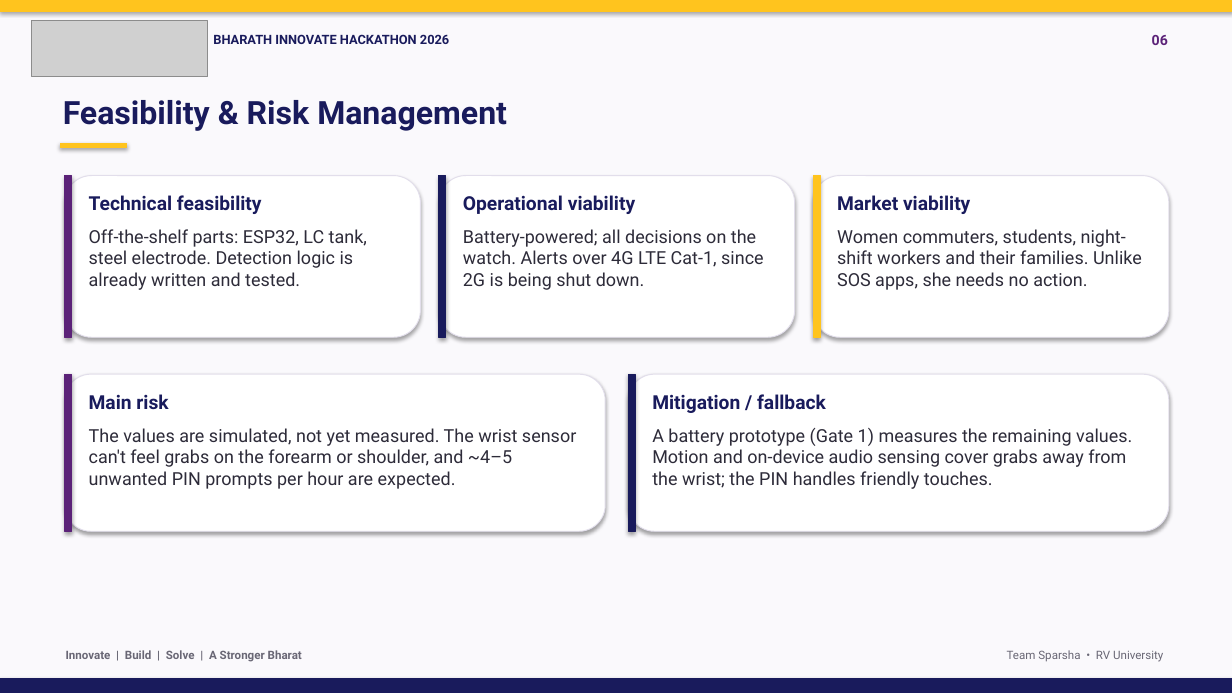
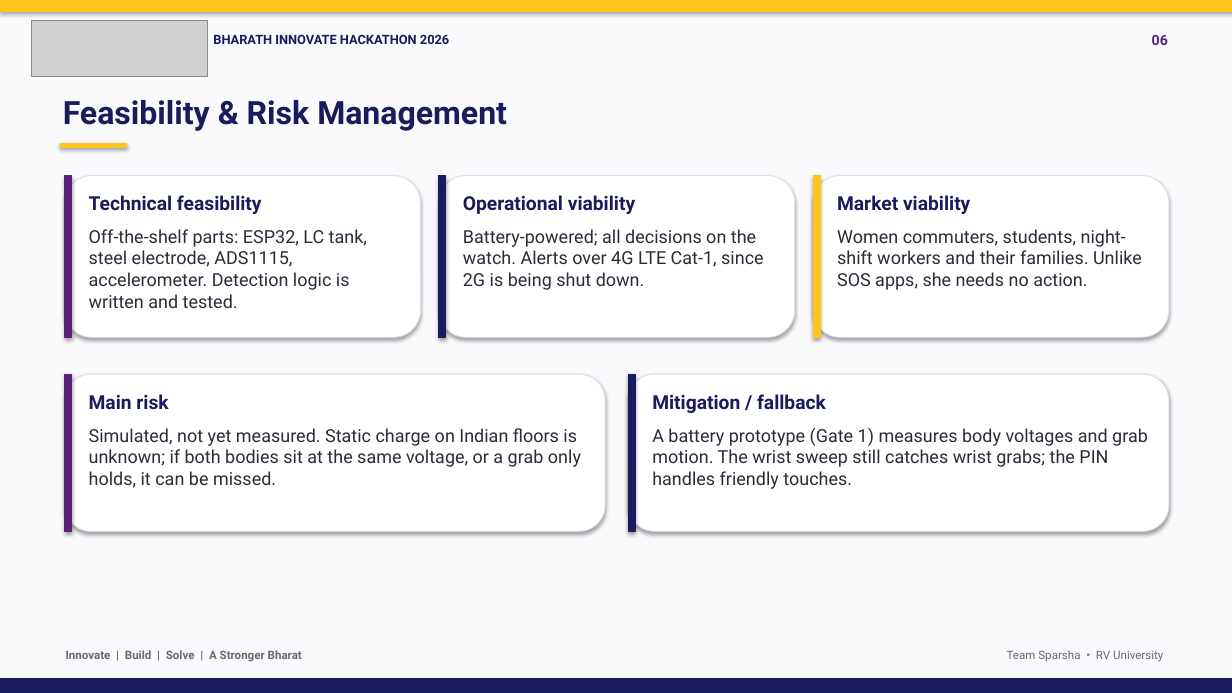
Before and after one commit to Bhajanth13/SparshaGuard, a slide deck: slide 6 of docs/SparshaGuard_BIH2026.pptx. Drawn at 1232x693 pixels with LibreOffice and Linux fonts; fonts in the diff are those of the drawing; grey boxes stand for pictures. Boxes give left, top, right and bottom in pixels: in the first picture for what was removed or moved away, otherwise in the second. Text is boxed around its words. In the diff, an @@ line names an element or a change of style, - is before the commit and + after.

Commit message:
BIH 2026 deck: static-charge fusion, published values, new results and live site
Solution and architecture now include the static channel and accelerometer; prototype slide
shows a shoulder grab caught through the static channel (71 % of grabs over 7 body places,
1 unwanted prompt in 9 h); risks updated to unmeasured body voltages; links to the live site.

```diff
--- a/docs/SparshaGuard_BIH2026.pptx
+++ b/docs/SparshaGuard_BIH2026.pptx
@@ text at <box>89,229,367,308</box>: text changed @@
-Off-the-shelf parts: ESP32, LC tank, steel electrode. Detection logic is already written and tested.
+Off-the-shelf parts: ESP32, LC tank, steel electrode, ADS1115, accelerometer. Detection logic is written and tested.
@@ text at <box>89,428,581,488</box>: text changed @@
-The values are simulated, not yet measured. The wrist sensor can't feel grabs on the forearm or shoulder, and ~4–5 unwanted PIN prompts per hour are expected.
+Simulated, not yet measured. Static charge on Indian floors is unknown; if both bodies sit at the same voltage, or a grab only holds, it can be missed.
@@ text at <box>652,428,1148,489</box>: text changed @@
-A battery prototype (Gate 1) measures the remaining values. Motion and on-device audio sensing cover grabs away from the wrist; the PIN handles friendly touches.
+A battery prototype (Gate 1) measures body voltages and grab motion. The wrist sweep still catches wrist grabs; the PIN handles friendly touches.
```
Also in this commit, not shown: 6 other slides changed.
